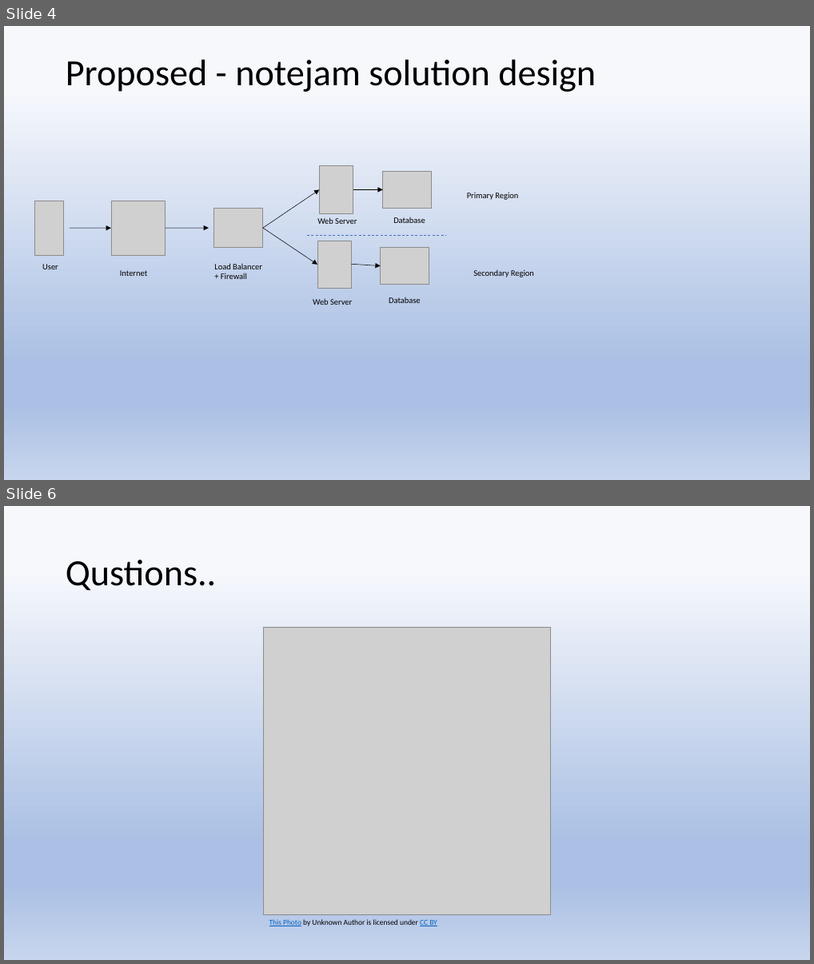
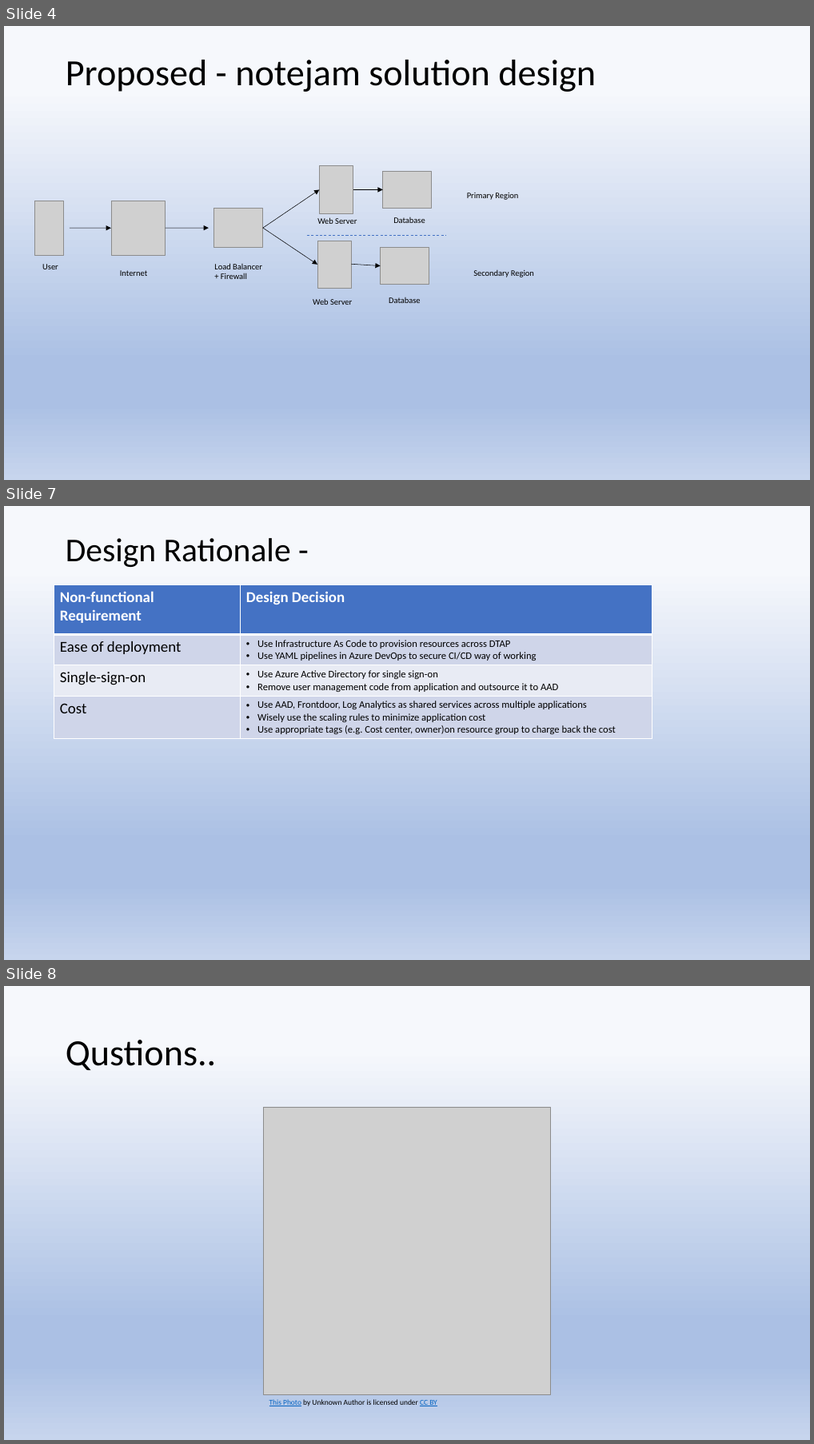
Before and after one commit to patild05/notejam, a slide deck: Documentation/notejam.pptx. Shown one above the other, each under a label of ours: slides 4 and 6 before the commit, slides 4, 7 and 8 after it; the slides between them are not shown. The pictures are 814x964 and 814x1444 pixels, drawn with LibreOffice and Linux fonts; fonts in the diff are those of the drawing; grey boxes stand for pictures. Boxes give left, top, right and bottom in pixels: in the first picture for what was removed or moved away, otherwise in the second. Text is boxed around its words. In the diff, an @@ line names an element or a change of style, - is before the commit and + after.

Commit message:
Pipeline (#1)
* Updated readme and pipeline

```diff
--- a/Documentation/notejam.pptx
+++ b/Documentation/notejam.pptx
@@ slide 7 added at box(4, 506, 810, 960), background gradient #F6F8FC to #ABC0E4 to #C7D5ED @@
@@ title added at box(66, 538, 291, 567), 39.6 pt, text #000000 @@
+Design Rationale -
@@ table added at box(54, 584, 652, 737), 4 rows, 2 columns @@
+Non-functional Requirement | Design Decision
+Ease of deployment | Use Infrastructure As Code to provision resources across DTAP / Use YAML pipelines in Azure DevOps to secure CI/CD way of working
+Single-sign-on | Use Azure Active Directory for single sign-on / Remove user management code from application and outsource it to AAD
+Cost | Use AAD, Frontdoor, Log Analytics as shared services across multiple applications / Wisely use the scaling rules to minimize application cost / Use appropriate tags (e.g. Cost center, owner)on resource group to charge back the cost
@@ what was slide 6 is now slide 8 @@
```
Also in this commit, not shown: 1 slide changed, 1 other slide added, 6 other files.
